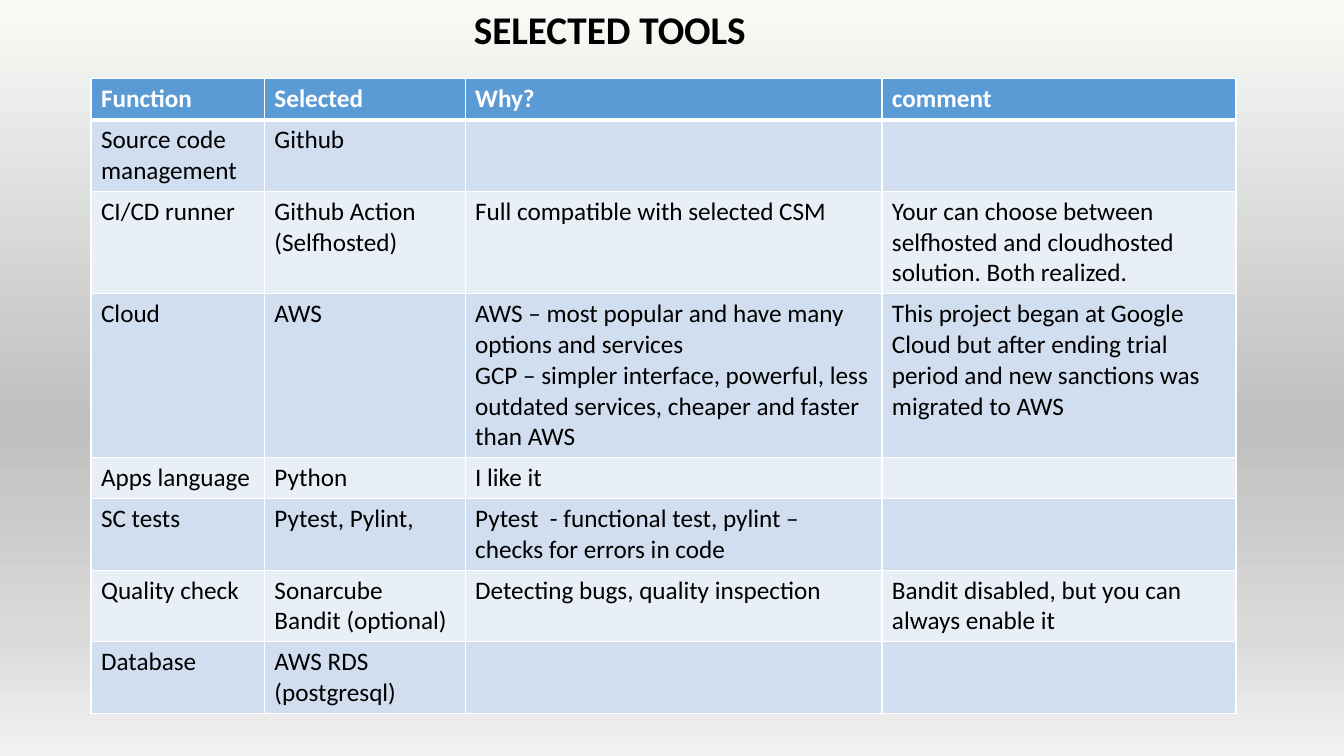
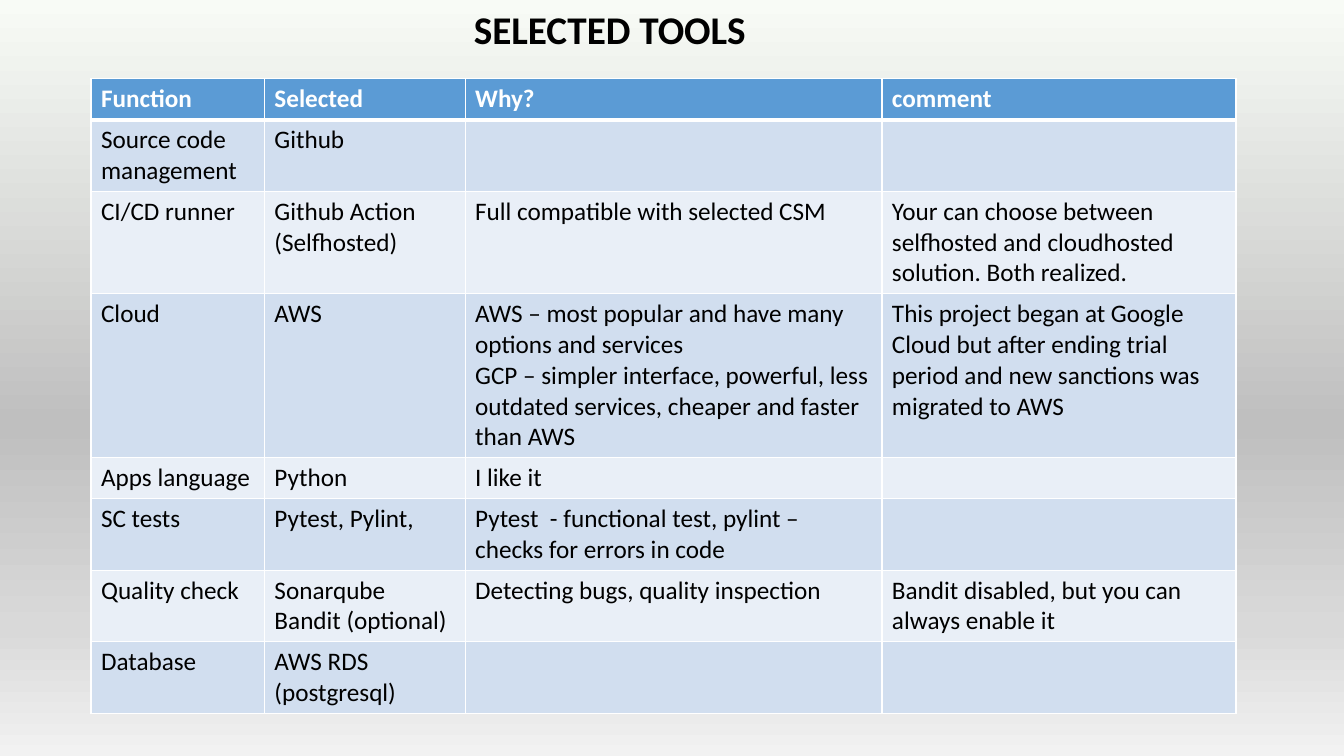
Before and after one commit to runalsh/epam-devops-aws, a slide deck: slide 4 of pres.pptx. Drawn at 1344x756 pixels with LibreOffice and Linux fonts; fonts in the diff are those of the drawing. Boxes give left, top, right and bottom in pixels: in the first picture for what was removed or moved away, otherwise in the second. Text is boxed around its words. In the diff, an @@ line names an element or a change of style, - is before the commit and + after.

```diff
--- a/pres.pptx
+++ b/pres.pptx
@@ table at <box>91,79,1236,710</box> @@
-row 7, column 2: Sonarcube / Bandit (optional)
+row 7, column 2: Sonarqube / Bandit (optional)
```
Also in this commit, not shown: 2 other slides changed, 1 other file.
